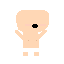
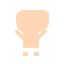
Comparing the layer stacks of the two 64 x 64 images. Changes:
painted on "Layer 4" over [32, 24, 38, 28]
